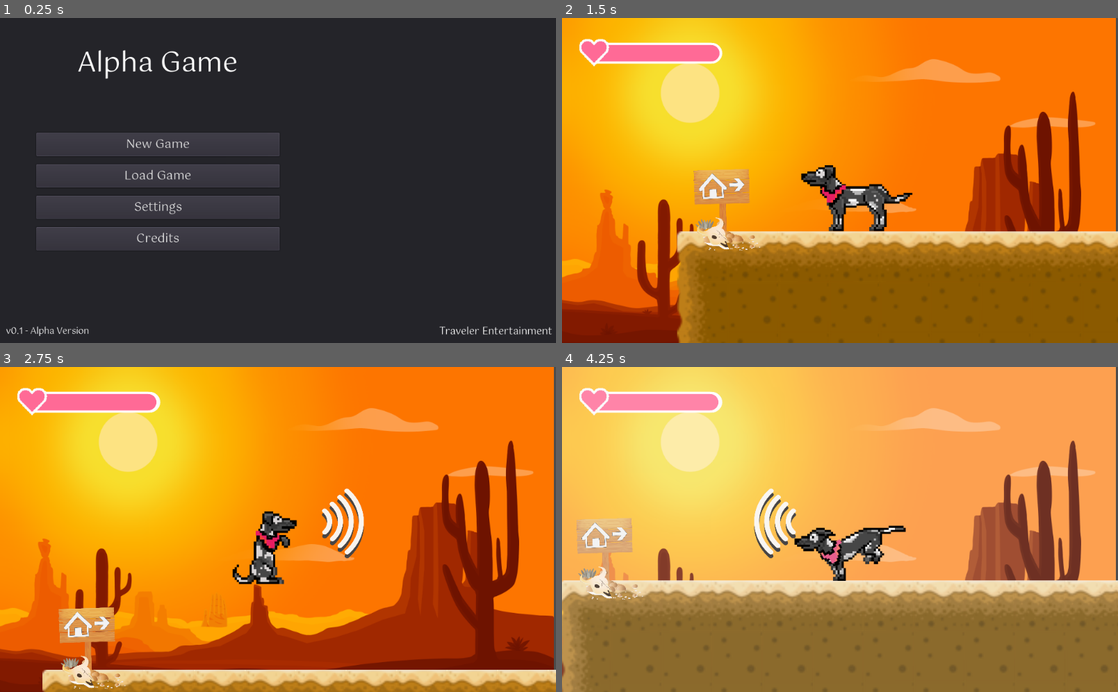
Above: before the commit, frames 1-4 (two rows, left to right).
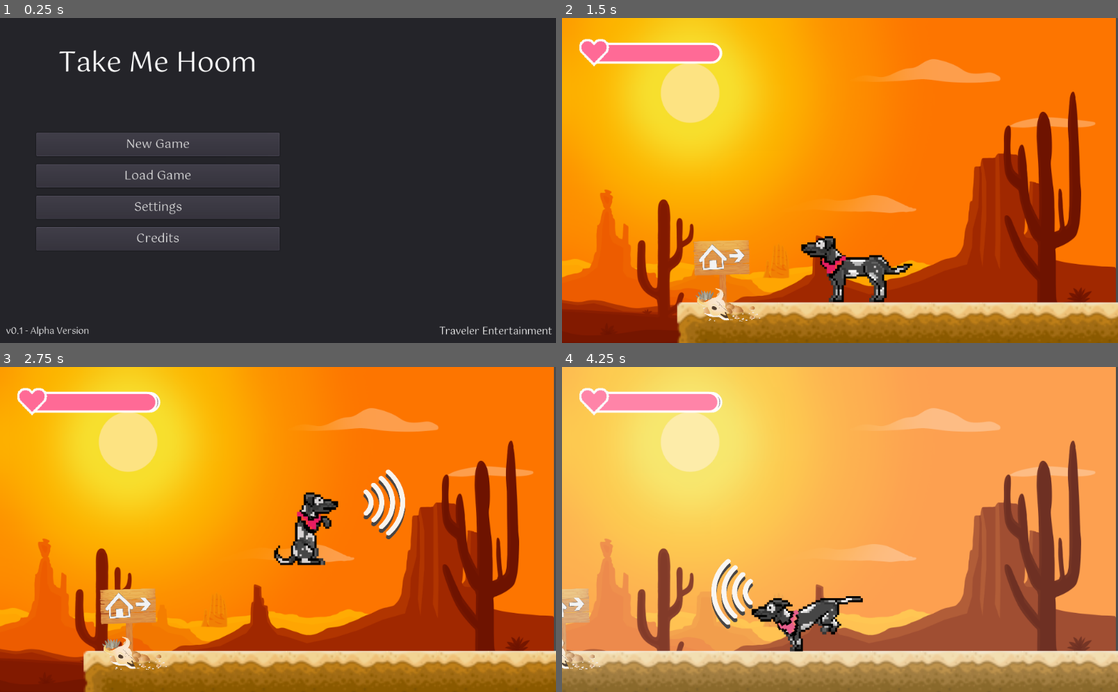
Above: after the commit, the same moments.

Repository: pabtorres/take-me-hoom
Game: Godot game, scene res://scenes/Menu.tscn
Same seed, same stepped clock (60 frames per second), same inputs: the game is played once before the commit and once after it.
Inputs:
- Up to frame 1 (0.25 s): no input
- Up to frame 2 (1.5 s): click "New Game" at 0.5 s; click "Start Adventure" at 1.25 s
- Up to frame 3 (2.75 s): hold Right (right1) from 2.03 s (still down); hold B (attack1) from 2.03 s (still down); tap Space (jump1) at 2.27 s
- Up to frame 4 (4.25 s): release B (attack1) at 2.78 s; tap S (awake) at 2.85 s; tap Space (jump1) at 3.02 s; release Right (right1) at 3.53 s; hold Left (left1) from 3.53 s (still down); tap P (dark_place) at 3.6 s

The runs differ from the first frame. In frame 1, 0.9% of the frame differs, in the area x 10-46%, y 9-19%; in frame 2, 26%; in frame 3, 17%; in frame 4, 32%, in the area x 0-100%, y 8-100%.

Commit message:
Changed camera attrs, life_points persistent and game name

Diff:
--- a/scenes/Menu.tscn
+++ b/scenes/Menu.tscn
@@ -56,7 +56,7 @@
 margin_right = 448.0
 margin_bottom = 84.0
 custom_fonts/font = SubResource( 1 )
-text = "Alpha Game"
+text = "Take Me Hoom"
 align = 1
 __meta__ = {
 "_edit_use_anchors_": false
--- a/scenes/Player1.tscn
+++ b/scenes/Player1.tscn
@@ -193,7 +193,13 @@
 disabled = true
 
 [node name="Camera2D" type="Camera2D" parent="."]
+offset = Vector2( 0, -130 )
 current = true
+drag_margin_v_enabled = true
+smoothing_enabled = true
+smoothing_speed = 3.0
+drag_margin_top = 0.75
+drag_margin_bottom = 0.0
 
 [node name="CanvasLayer" parent="Camera2D" instance=ExtResource( 4 )]
 
--- a/scripts/LevelManager.gd
+++ b/scripts/LevelManager.gd
@@ -6,6 +6,9 @@
 
 # Keys
 var keys = 0
+
+# Life Point
+var life_points = 1000
 
 # Controls if the zone has to be dark
 var dark_zone = false
--- a/scripts/Player1.gd
+++ b/scripts/Player1.gd
@@ -45,6 +45,8 @@
 
 
 func _ready():
+	# Get life points
+	$CanvasLayer/ProgressBar.value=LevelManager.life_points
 	# When player is instanciated, it is not in dark mode
 	LevelManager.dark_zone = false
 	if LevelManager.player_position_day and !LevelManager.is_player_sleeping:
@@ -133,5 +135,5 @@
 
 
 func _on_Area2D_area_entered(area):
-	life-=10
-	$CanvasLayer/ProgressBar.value=life
+	LevelManager.life_points-=25
+	$CanvasLayer/ProgressBar.value=LevelManager.life_points
